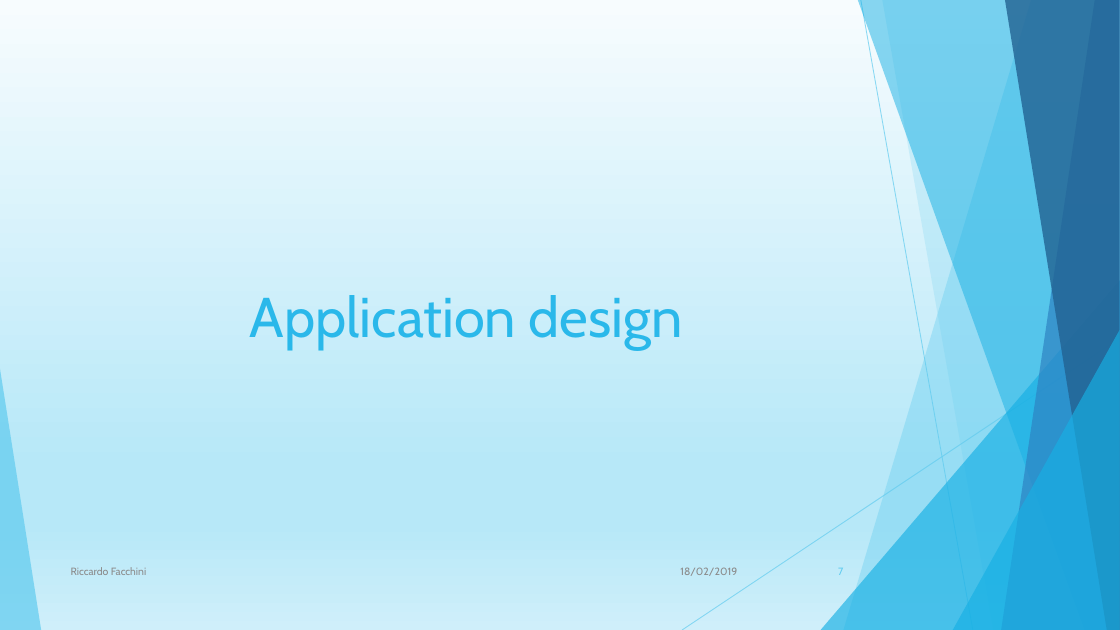
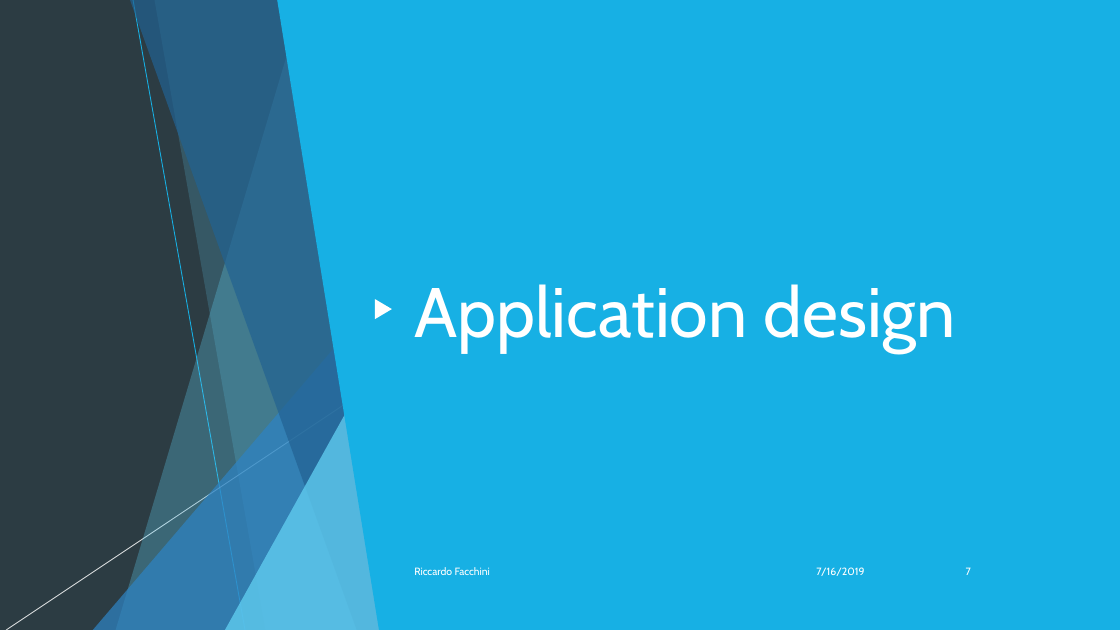
Before and after one commit to Riccardo95Facchini/Reservation, a slide deck: slide 7 of Presentation/Presentation.pptx. Drawn at 1120x630 pixels with LibreOffice and Linux fonts; fonts in the diff are those of the drawing. Boxes give left, top, right and bottom in pixels: in the first picture for what was removed or moved away, otherwise in the second. Text is boxed around its words. In the diff, an @@ line names an element or a change of style, - is before the commit and + after.

```diff
--- a/Presentation/Presentation.pptx
+++ b/Presentation/Presentation.pptx
@@ background gradient #F7FCFE to #B7E8F8 to #CFEFFA to #2C3C43 @@
@@ rectangle added at (0, 0, 1120, 630), fill #2C3C43 @@
@@ freeform shape added at (116, 0, 392, 630), fill #5FCBEF at 30% opacity @@
@@ freeform shape added at (129, 0, 392, 630), fill #226292 at 70% opacity @@
@@ line added from (133, 0) to (245, 630), #17B0E4 0.75 pt @@
@@ freeform shape added at (155, 0, 392, 630), fill #5FCBEF at 20% opacity @@
@@ freeform shape added at (277, 0, 1120, 630), fill #17B0E4 @@
@@ title "Application design": place and size @@
-title "Application design" at (250, 295, 683, 349)
+title "Application design" at (414, 284, 956, 353)
@@ title "Application design" at (414, 284, 956, 353): size 48 to 60 pt, text colour #2AB8EA to #FFFFFF; alignment centre to left; vertical alignment middle to bottom @@
@@ triangle added at (92, 280, 392, 630), fill #2E83C3 at 72% opacity @@
@@ triangle added at (375, 299, 392, 319), fill #FFFFFF @@
@@ line added from (444, 339) to (6, 630), #FFFFFF 0.75 pt @@
@@ triangle added at (225, 330, 392, 630), fill #5FCBEF at 80% opacity @@
@@ group added at (0, 0, 1120, 630): 6 freeform shapes, 2 lines, 2 triangles @@
@@ text "Riccardo Facchini": place and size @@
-text "Riccardo Facchini" at (71, 567, 146, 575)
+text "Riccardo Facchini" at (414, 567, 490, 575)
@@ text "Riccardo Facchini" at (414, 567, 490, 575): text colour #8C8C8C to #FFFFFF; more space between paragraphs @@
@@ text at (816, 567, 864, 576): text changed; text colour #8C8C8C to #FFFFFF @@
-18/02/2019
+7/16/2019
@@ page number: place and size @@
-page number at (838, 568, 843, 575)
+page number at (966, 567, 971, 575)
@@ page number at (966, 567, 971, 575): text colour #5FCBEF to #FFFFFF; more space between paragraphs @@
```
Also in this commit, not shown: 6 other slides changed, 10 slides added, 3 slides removed, 8 other files.
